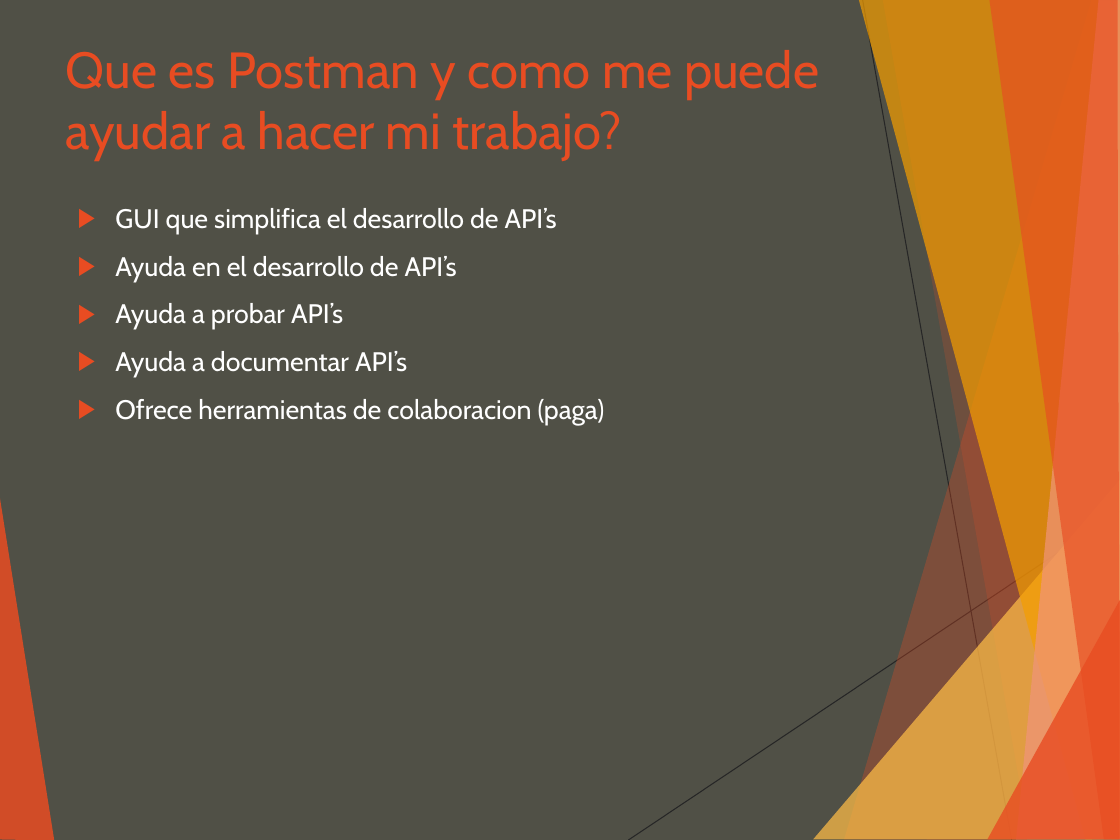
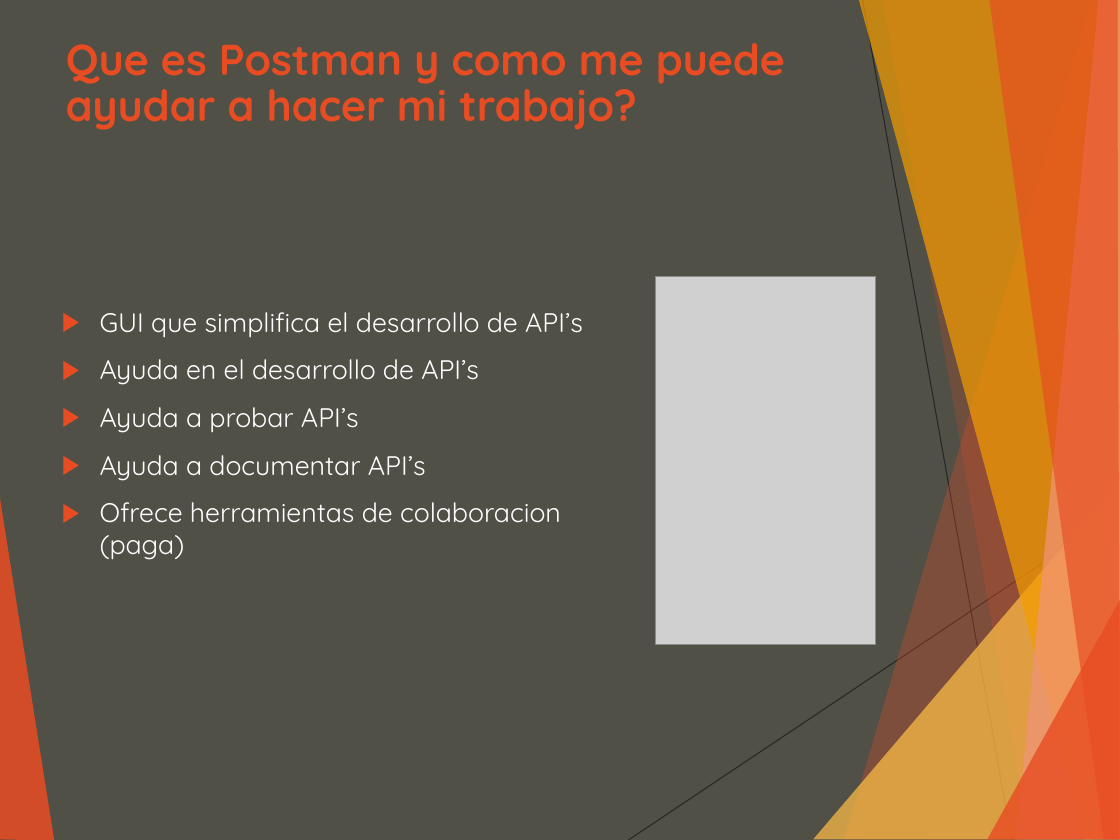
Before and after one commit to luisgepeto/PostmanCourse, a slide deck: slide 2 of Presentacion.ppt. Drawn at 1120x840 pixels with LibreOffice and Linux fonts; fonts in the diff are those of the drawing; grey boxes stand for pictures. Boxes give left, top, right and bottom in pixels: in the first picture for what was removed or moved away, otherwise in the second. Text is boxed around its words. In the diff, an @@ line names an element or a change of style, - is before the commit and + after.

```diff
--- a/Presentacion.ppt
+++ b/Presentacion.ppt
@@ text "Que es Postman y como ..." at <box>66,43,785,130</box>: size 36 to 30.6 pt, font Cabin to Quicksand, bold on; line spacing 1 to 0.9 @@
@@ picture added at <box>657,276,876,644</box> @@
@@ text "GUI que simplifica el desarrollo ...": place and size @@
-text "GUI que simplifica el desarrollo ..." at <box>115,208,605,425</box>
+text "GUI que simplifica el desarrollo ..." at <box>100,312,583,560</box>
@@ text "GUI que simplifica el desarrollo ..." at <box>100,312,583,560</box>: font Cabin to Quicksand @@
```
Also in this commit, not shown: 27 other slides changed, 4 other files.
